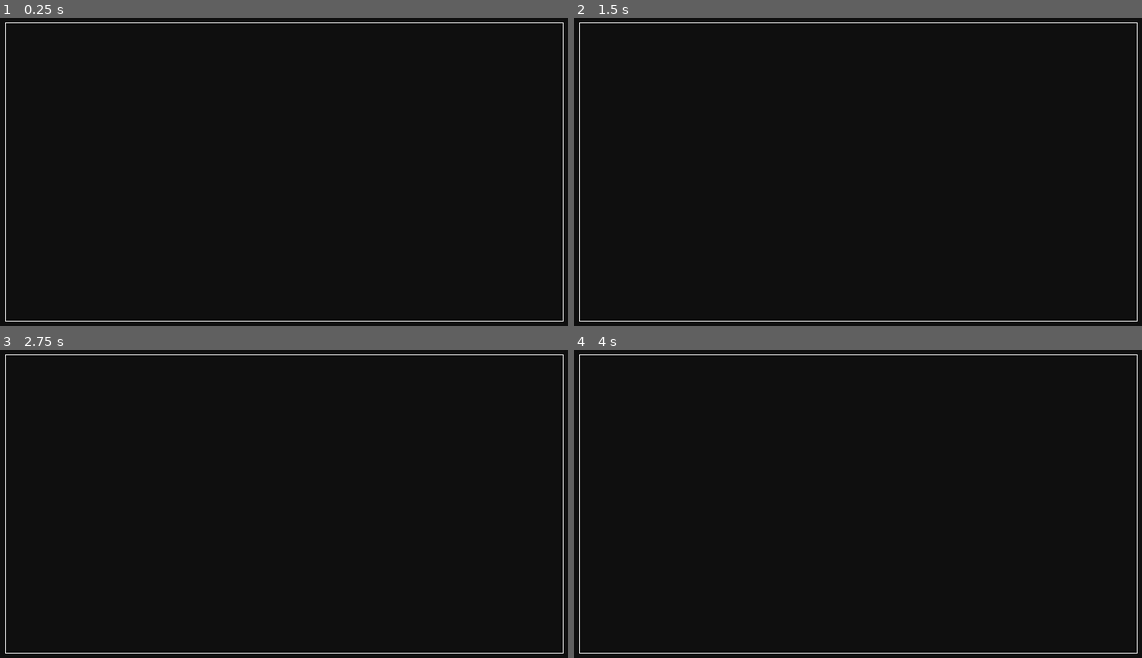
Above: before the commit, frames 1-4 (two rows, left to right).
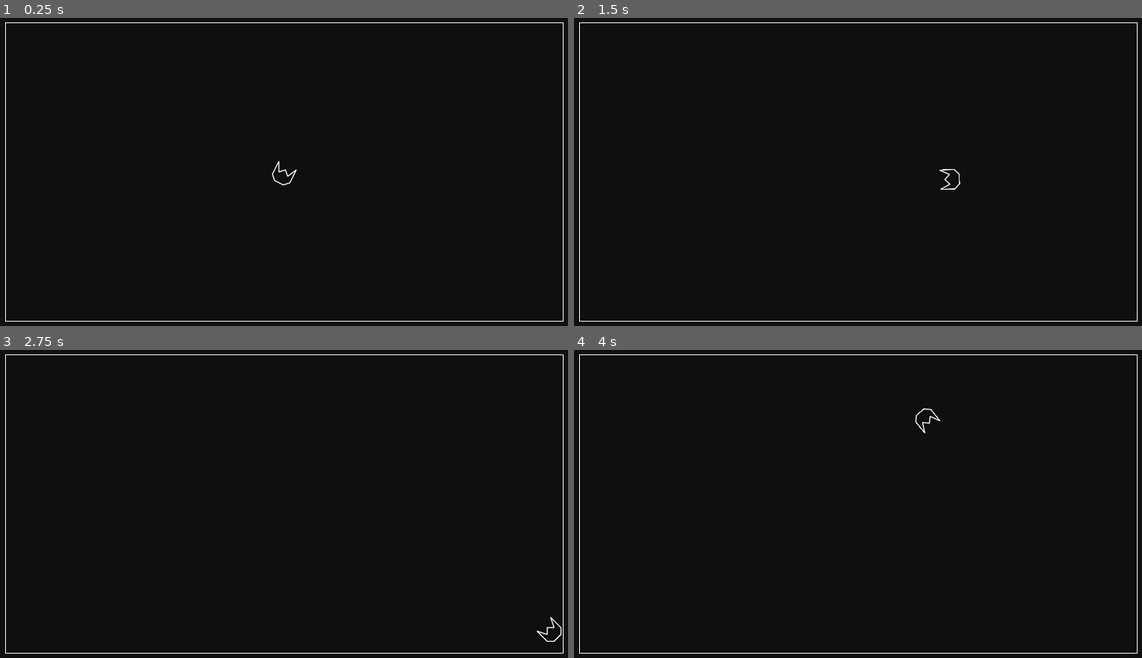
Above: after the commit, the same moments.

Repository: AntonioParra/NeonShooter
Game: Godot game, scene res://scenes/battlefield.tscn
Same seed, same stepped clock (60 frames per second), same inputs: the game is played once before the commit and once after it.
Inputs (mouse positions are in pixels of both pictures, inside the frame that each line leads up to):
- Up to frame 1 (0.25 s): no input
- Up to frame 2 (1.5 s): tap Enter at 0.5 s; move the mouse to (988, 156) at 0.52 s; hold D (z_right, bound only after the commit) 0.53-1.28 s; move the mouse to (738, 187) at 1.27 s; hold Down (z_down, bound only after the commit) from 1.28 s (still down)
- Up to frame 3 (2.75 s): move the mouse to (340, 430) at 2.02 s; release Down (z_down, bound only after the commit) at 2.03 s; hold D (z_right, bound only after the commit) from 2.03 s (still down)
- Up to frame 4 (4 s): move the mouse to (829, 571) at 2.77 s; release D (z_right, bound only after the commit) at 2.78 s; hold Up (z_up, bound only after the commit) 2.78-3.53 s; move the mouse to (1034, 553) at 3.52 s; hold A (z_left, bound only after the commit) from 3.53 s (still down)

The runs differ from the first frame. In frame 1, less than 0.1% of the frame differs, in the area x 47-53%, y 46-55%; in frame 2, less than 0.1%; in frame 3, less than 0.1%; in frame 4, less than 0.1%.

Commit message:
base player

Diff:
--- a/project.godot
+++ b/project.godot
@@ -19,6 +19,33 @@
 
 window/stretch/mode="canvas_items"
 
+[input]
+
+z_up={
+"deadzone": 0.5,
+"events": [Object(InputEventKey,"resource_local_to_scene":false,"resource_name":"","device":0,"window_id":0,"alt_pressed":false,"shift_pressed":false,"ctrl_pressed":false,"meta_pressed":false,"pressed":false,"keycode":0,"physical_keycode":4194320,"key_label":0,"unicode":0,"echo":false,"script":null)
+, Object(InputEventKey,"resource_local_to_scene":false,"resource_name":"","device":0,"window_id":0,"alt_pressed":false,"shift_pressed":false,"ctrl_pressed":false,"meta_pressed":false,"pressed":false,"keycode":0,"physical_keycode":87,"key_label":0,"unicode":0,"echo":false,"script":null)
+]
+}
+z_down={
+"deadzone": 0.5,
+"events": [Object(InputEventKey,"resource_local_to_scene":false,"resource_name":"","device":-1,"window_id":0,"alt_pressed":false,"shift_pressed":false,"ctrl_pressed":false,"meta_pressed":false,"pressed":false,"keycode":0,"physical_keycode":4194322,"key_label":0,"unicode":0,"echo":false,"script":null)
+, Object(InputEventKey,"resource_local_to_scene":false,"resource_name":"","device":-1,"window_id":0,"alt_pressed":false,"shift_pressed":false,"ctrl_pressed":false,"meta_pressed":false,"pressed":false,"keycode":0,"physical_keycode":83,"key_label":0,"unicode":115,"echo":false,"script":null)
+]
+}
+z_left={
+"deadzone": 0.5,
+"events": [Object(InputEventKey,"resource_local_to_scene":false,"resource_name":"","device":-1,"window_id":0,"alt_pressed":false,"shift_pressed":false,"ctrl_pressed":false,"meta_pressed":false,"pressed":false,"keycode":0,"physical_keycode":65,"key_label":0,"unicode":97,"echo":false,"script":null)
+, Object(InputEventKey,"resource_local_to_scene":false,"resource_name":"","device":-1,"window_id":0,"alt_pressed":false,"shift_pressed":false,"ctrl_pressed":false,"meta_pressed":false,"pressed":false,"keycode":0,"physical_keycode":4194319,"key_label":0,"unicode":0,"echo":false,"script":null)
+]
+}
+z_right={
+"deadzone": 0.5,
+"events": [Object(InputEventKey,"resource_local_to_scene":false,"resource_name":"","device":-1,"window_id":0,"alt_pressed":false,"shift_pressed":false,"ctrl_pressed":false,"meta_pressed":false,"pressed":false,"keycode":0,"physical_keycode":68,"key_label":0,"unicode":100,"echo":false,"script":null)
+, Object(InputEventKey,"resource_local_to_scene":false,"resource_name":"","device":-1,"window_id":0,"alt_pressed":false,"shift_pressed":false,"ctrl_pressed":false,"meta_pressed":false,"pressed":false,"keycode":0,"physical_keycode":4194321,"key_label":0,"unicode":0,"echo":false,"script":null)
+]
+}
+
 [rendering]
 
 environment/defaults/default_clear_color=Color(0.0588235, 0.0588235, 0.0588235, 1)
--- /dev/null
+++ b/scenes/battlefield.gd
@@ -0,0 +1,10 @@
+extends Node2D
+
+@onready var player_spawner: Node2D = $PlayerSpawner
+
+var player_scene = preload("res://scenes/player.tscn")
+var player: Player
+
+func _ready() -> void:
+	player = player_scene.instantiate()
+	player_spawner.add_child(player)
--- a/scenes/battlefield.tscn
+++ b/scenes/battlefield.tscn
@@ -1,4 +1,6 @@
-[gd_scene load_steps=4 format=3 uid="uid://c8kocmshay5rh"]
+[gd_scene load_steps=5 format=3 uid="uid://c8kocmshay5rh"]
+
+[ext_resource type="Script" path="res://scenes/battlefield.gd" id="1_n5d7e"]
 
 [sub_resource type="RectangleShape2D" id="RectangleShape2D_inas2"]
 size = Vector2(1149.5, 42)
@@ -10,6 +12,7 @@
 size = Vector2(42, 658)
 
 [node name="Battlefield" type="Node2D"]
+script = ExtResource("1_n5d7e")
 
 [node name="Bounds" type="Node2D" parent="."]
 
@@ -17,7 +20,7 @@
 points = PackedVector2Array(32, 32, 1120, 32, 1120, 616, 32, 616, 32, 32)
 width = 2.0
 
-[node name="StaticBody2D" type="StaticBody2D" parent="Bounds"]
+[node name="StaticBody2D" type="StaticBody2D" parent="Bounds" groups=["Wall"]]
 
 [node name="CollisionShape2D" type="CollisionShape2D" parent="Bounds/StaticBody2D"]
 position = Vector2(573.5, 11)
--- /dev/null
+++ b/scenes/player.gd
@@ -0,0 +1,47 @@
+extends CharacterBody2D
+class_name Player
+
+const ACCELERATION_MULT = 500
+const MAX_SPEED = 500
+
+var velocity_aux: Vector2
+var acceleration: Vector2
+var alive: bool = true
+
+
+func _physics_process(delta: float) -> void:
+	if not alive:
+		return
+
+	look_at(get_global_mouse_position())
+
+
+	acceleration = Vector2.ZERO
+
+	if Input.is_action_pressed("z_left"):
+		acceleration.x -= 1
+	if Input.is_action_pressed("z_right"):
+		acceleration.x += 1
+	if Input.is_action_pressed("z_up"):
+		acceleration.y -= 1
+	if Input.is_action_pressed("z_down"):
+		acceleration.y += 1
+
+	velocity += acceleration.normalized() * ACCELERATION_MULT * delta
+	velocity *= 0.99
+
+	if velocity.length() > MAX_SPEED:
+		velocity = velocity.normalized() * MAX_SPEED
+
+	velocity_aux = velocity
+	move_and_slide()
+
+	for i in get_slide_collision_count():
+		var collision = get_slide_collision(i)
+
+		if collision.get_collider().is_in_group("Wall"):
+			var normal = collision.get_normal()
+			if(absf(normal.x) > 0.5):
+				velocity.x = -1 * velocity_aux.x
+			if(absf(normal.y) > 0.5):
+				velocity.y = -1 * velocity_aux.y
--- /dev/null
+++ b/scenes/player.tscn
@@ -0,0 +1,13 @@
+[gd_scene load_steps=3 format=3 uid="uid://c5pgc3hh747fe"]
+
+[ext_resource type="Texture2D" uid="uid://cb5u0n51iqfww" path="res://assets/img/Player.png" id="1_a3300"]
+[ext_resource type="Script" path="res://scenes/player.gd" id="1_hyc4j"]
+
+[node name="Player" type="CharacterBody2D"]
+script = ExtResource("1_hyc4j")
+
+[node name="Sprite2D" type="Sprite2D" parent="."]
+texture = ExtResource("1_a3300")
+
+[node name="CollisionPolygon2D" type="CollisionPolygon2D" parent="."]
+polygon = PackedVector2Array(14, -18, -10, -18, -18, -10, -18, 10, -10, 18, 14, 18, -1, 11, -1, 8, 7, 0, -1, -8, -1, -11)
